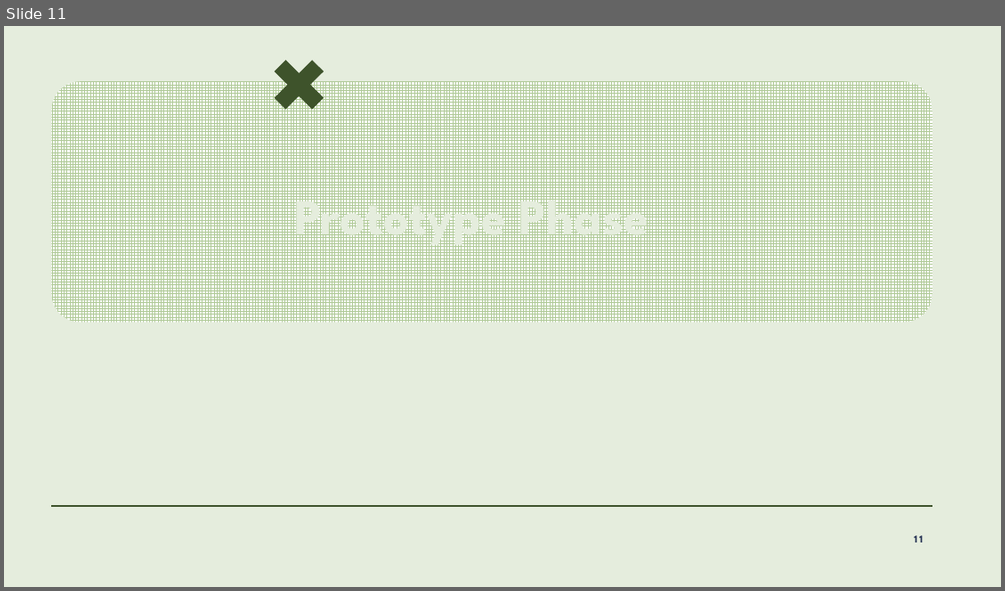
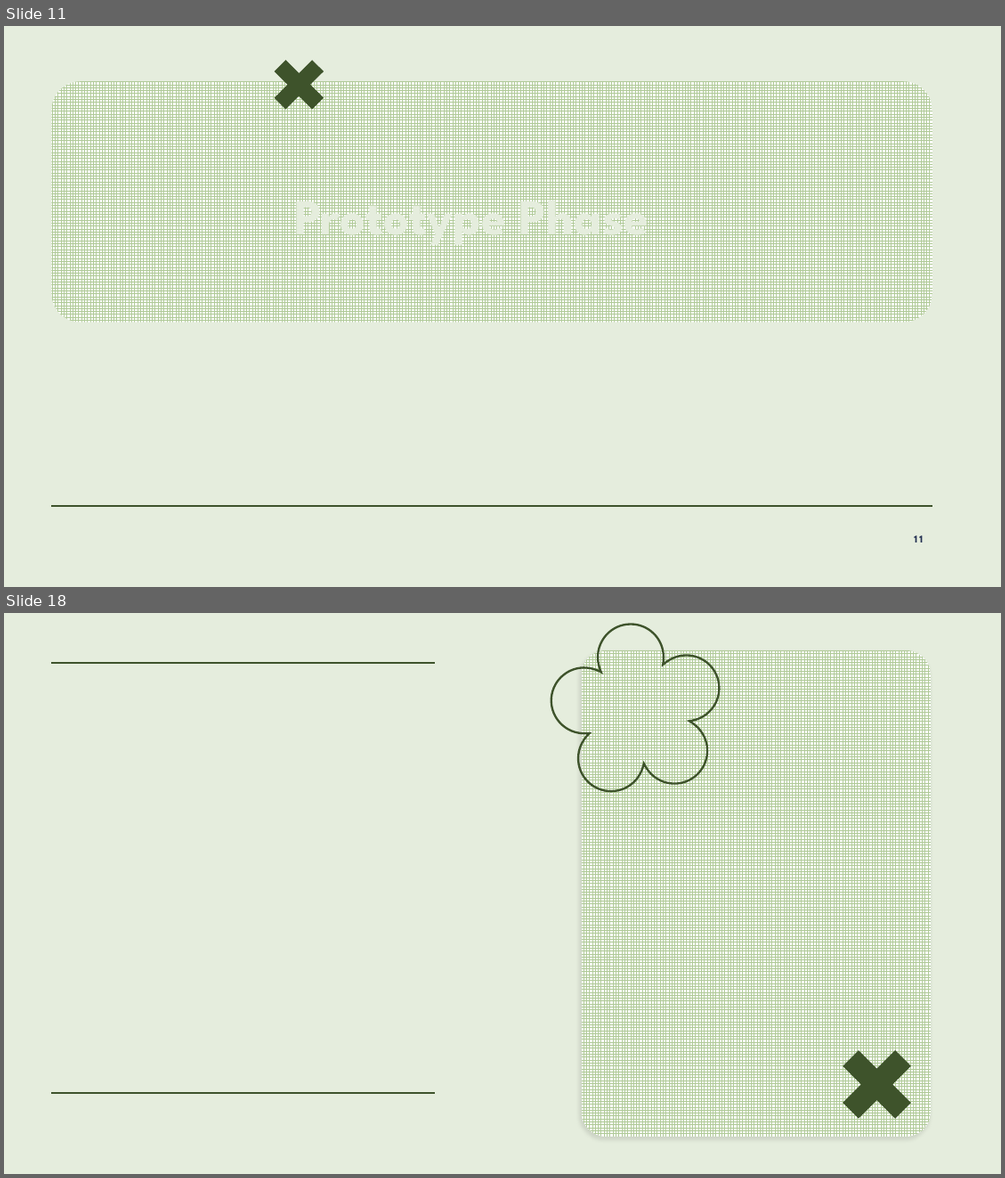
Before and after one commit to lalitm1004/DES211-CCD, a slide deck: presentation.pptx. Shown one above the other, each under a label of ours: slide 11 before the commit, slides 11 and 18 after it; the slides between them are not shown. The pictures are 1005x591 and 1005x1178 pixels, drawn with LibreOffice and Linux fonts; fonts in the diff are those of the drawing; background and template pictures are left out. Boxes give left, top, right and bottom in pixels: in the first picture for what was removed or moved away, otherwise in the second. Text is boxed around its words. In the diff, an @@ line names an element or a change of style, - is before the commit and + after.

```diff
--- a/presentation.pptx
+++ b/presentation.pptx
@@ slide 18 added at <box>4,613,1001,1174</box>, background #E5EDDD @@
@@ freeform shape added at <box>551,625,720,791</box>, outline #3E532A 2 pt @@
@@ line added from (52, 663) to (435, 663), #3E532A 1 pt @@
@@ rounded rectangle added at <box>582,650,930,1136</box>, fill pattern #B0CA98 on #FFFFFF @@
@@ plus added at <box>825,1032,930,1137</box>, fill #3E532A @@
@@ line added from (52, 1093) to (435, 1093), #3E532A 1 pt @@
```
Also in this commit, not shown: 8 other slides added, 1 slide removed, 1 other file.
